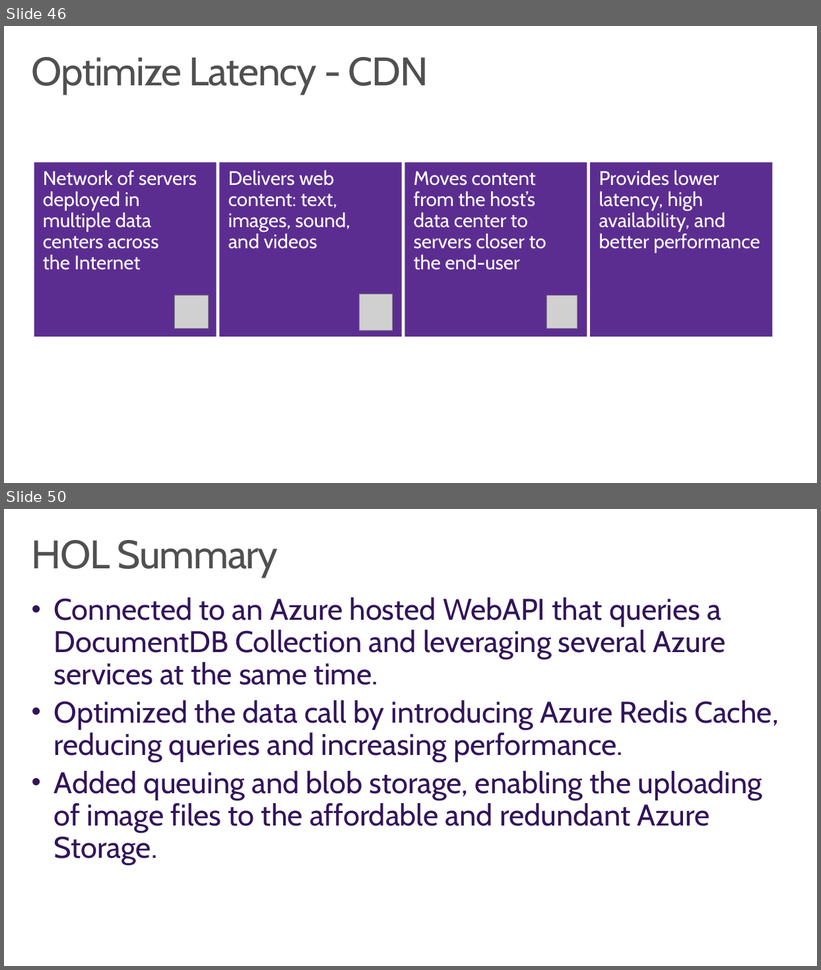
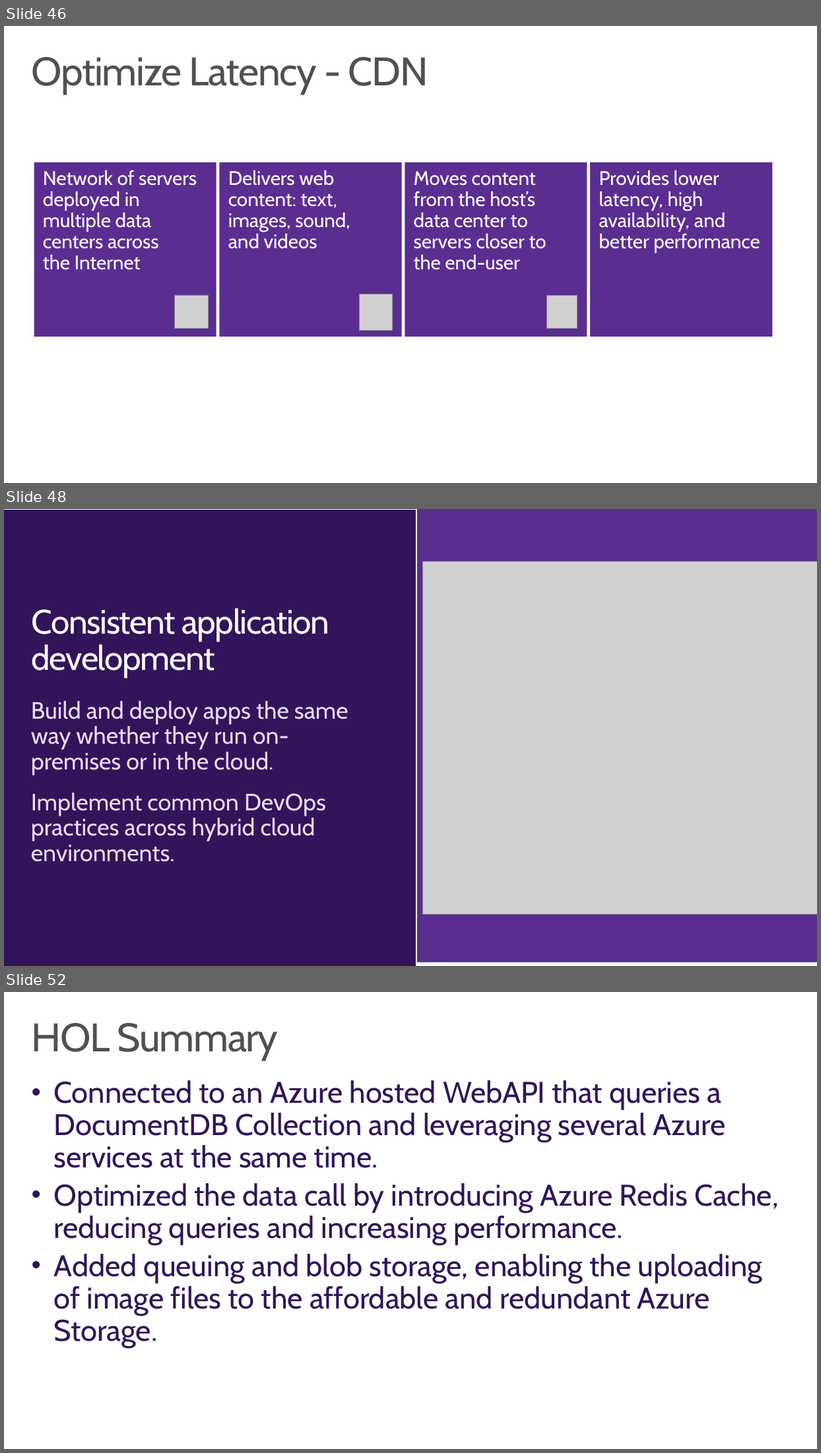
Before and after one commit to wely/DevCamp, a slide deck: Presentation/Module02-ModernCloudApps.pptx. Shown one above the other, each under a label of ours: slides 46 and 50 before the commit, slides 46, 48 and 52 after it; the slides between them are not shown. The pictures are 821x970 and 821x1453 pixels, drawn with LibreOffice and Linux fonts; fonts in the diff are those of the drawing; grey boxes stand for pictures; background and template pictures are left out. Boxes give left, top, right and bottom in pixels: in the first picture for what was removed or moved away, otherwise in the second. Text is boxed around its words. In the diff, an @@ line names an element or a change of style, - is before the commit and + after.

```diff
--- a/Presentation/Module02-ModernCloudApps.pptx
+++ b/Presentation/Module02-ModernCloudApps.pptx
@@ slide 48 added at (4,509,817,966), background #FFFFFF @@
@@ rectangle added at (4,510,416,966), fill #32145A @@
@@ rectangle added at (417,509,817,963), fill #5C2D91 @@
@@ picture added at (422,562,817,914) @@
@@ title added at (32,608,330,677), 40.8 pt, text #FFFFFF @@
+Consistent application development
@@ text added at (31,701,349,862), 28.6 pt, text #E7DCF4 @@
+Build and deploy apps the same way whether they run on-premises or in the cloud.
+Implement common DevOps practices across hybrid cloud environments.
@@ what was slide 50 is now slide 52 @@
```
Also in this commit, not shown: 4 other slides added, 5 other files.
